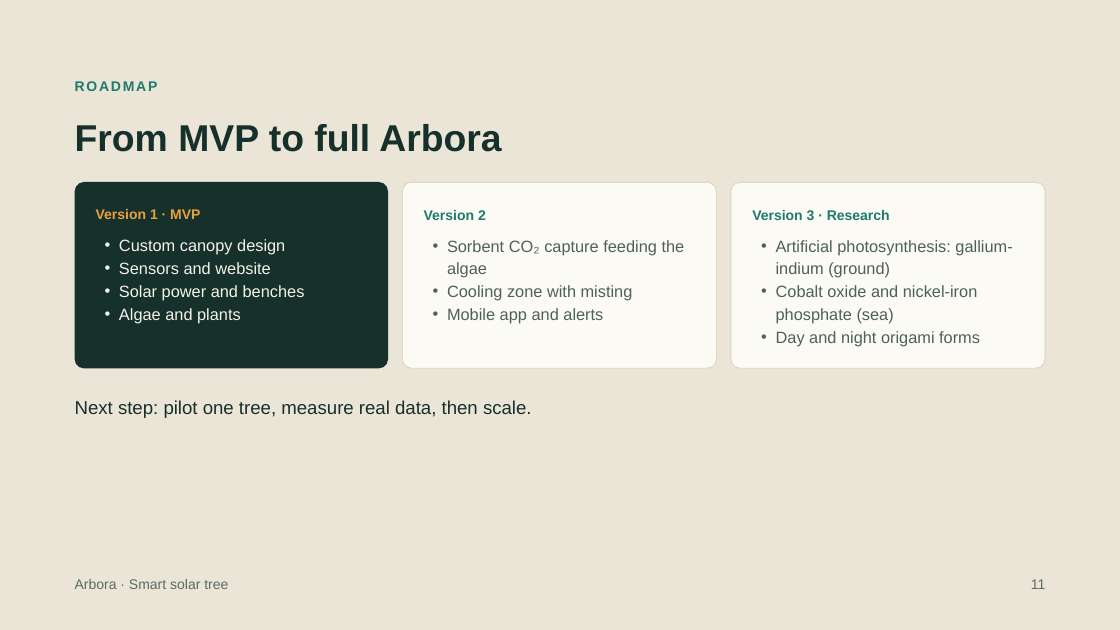
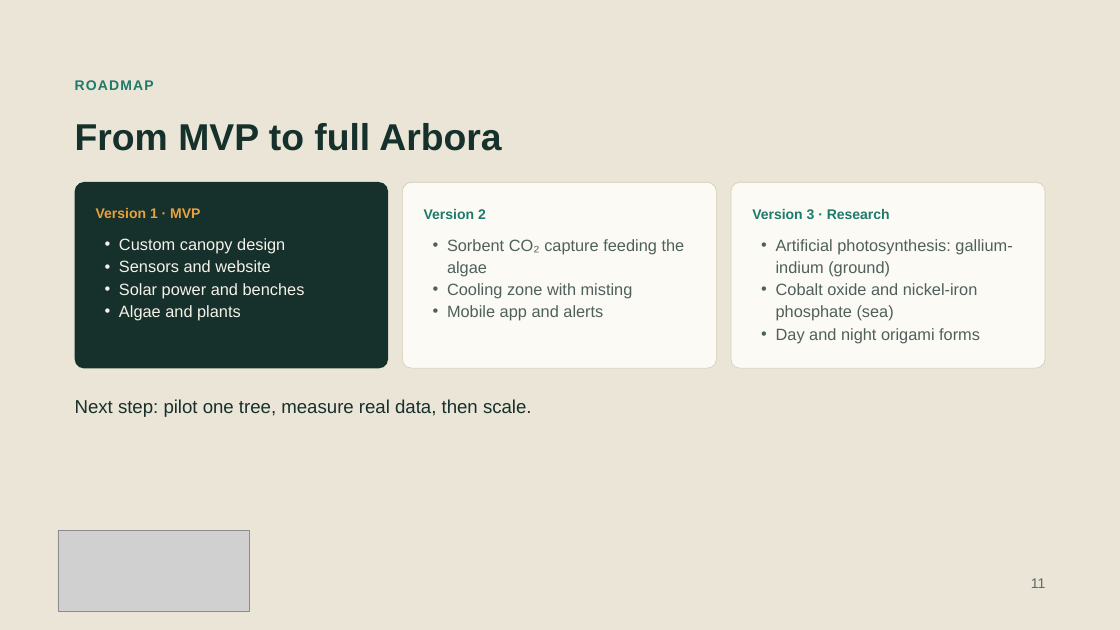
Before and after one commit to alikuba/Arbora, a slide deck: slide 9 of Arbora Smart Solar Tree.pptx (slide 11 before the commit). Drawn at 1120x630 pixels with LibreOffice and Linux fonts; fonts in the diff are those of the drawing; grey boxes stand for pictures. Boxes give left, top, right and bottom in pixels: in the first picture for what was removed or moved away, otherwise in the second. Text is boxed around its words. In the diff, an @@ line names an element or a change of style, - is before the commit and + after.

```diff
--- a/Arbora Smart Solar Tree.pptx
+++ b/Arbora Smart Solar Tree.pptx
@@ text "ROADMAP" at box(75, 80, 154, 90): letter spacing 1.5 to 1 pt; line spacing 16.8pt to 16pt @@
@@ line spacing 19.6pt to 19pt in 3 elements at box(119, 238, 305, 320), box(447, 239, 685, 321), box(776, 239, 1012, 343) @@
@@ picture added at box(58, 531, 250, 612) @@
@@ text removed at box(75, 579, 228, 589) @@
-Arbora · Smart solar tree
```
Also in this commit, not shown: 8 other slides changed, 1 slide added, 3 slides removed.
